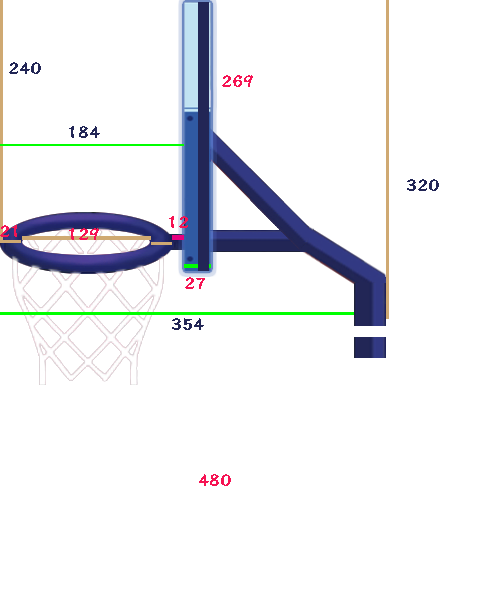
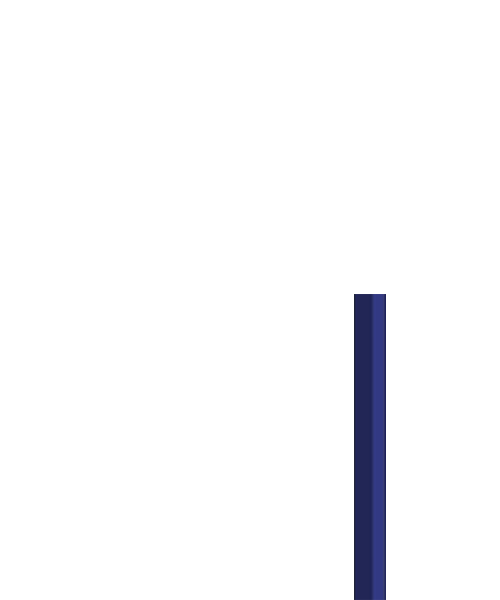
Layered file, before and after one edit (500×600). Changes by layer:
hid group "坐标数据" (21 layers) over left=0, top=0, right=439, bottom=486
hid "图层 32" over left=184, top=2, right=211, bottom=271
added layer "图层 35" above "图层 33" over left=354, top=294, right=386, bottom=600
hid "图层 33" over left=0, top=122, right=388, bottom=385
